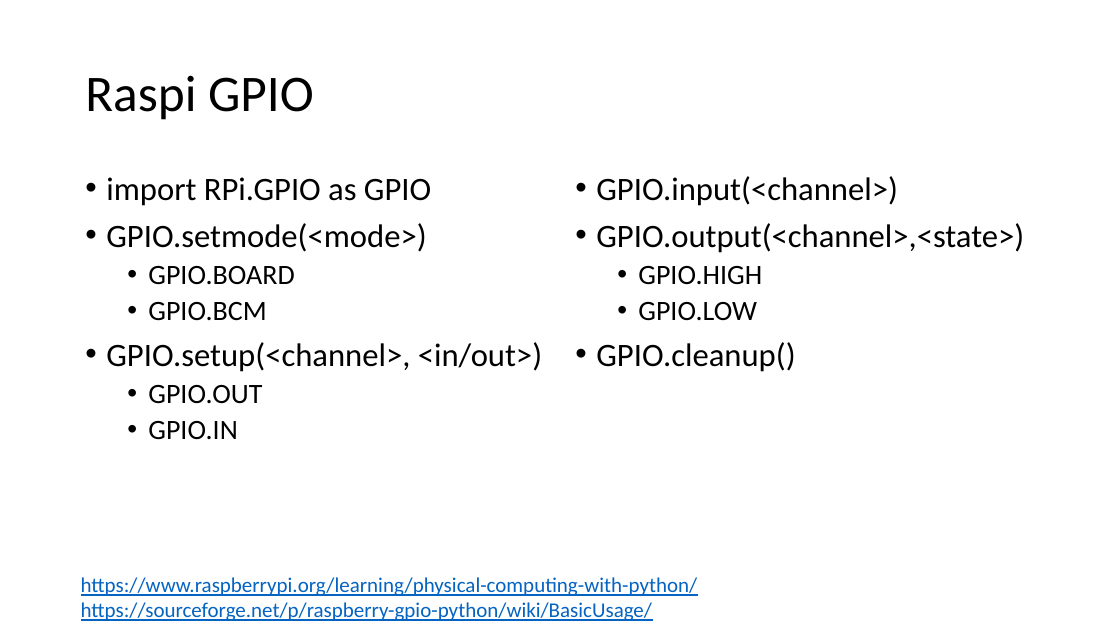
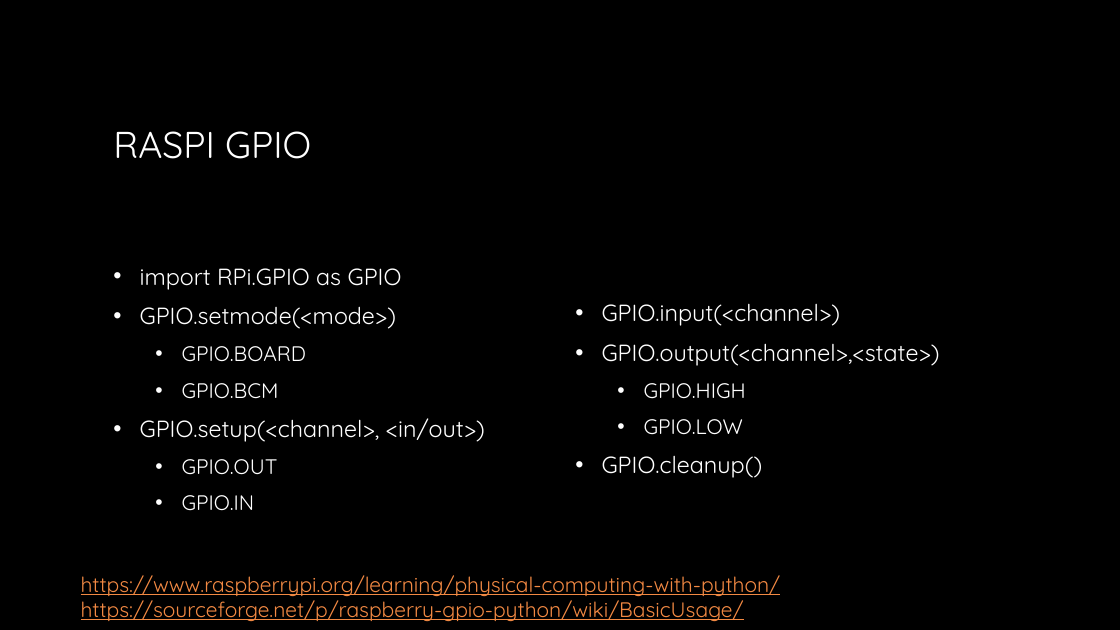
Before and after one commit to SgfPythonDevs/cboschert-iot-fermonitor, a slide deck: slide 14 of PresentationContent/PyDev_IoT_SlideDeck.pptx (slide 9 before the commit). Drawn at 1120x630 pixels with LibreOffice and Linux fonts; fonts in the diff are those of the drawing; background and template pictures are left out. Boxes give left, top, right and bottom in pixels: in the first picture for what was removed or moved away, otherwise in the second. Text is boxed around its words. In the diff, an @@ line names an element or a change of style, - is before the commit and + after.

Commit message:
Presentation slide deck; PowerQuery queries; typo correction on dashboard template

```diff
--- a/PresentationContent/PyDev_IoT_SlideDeck.pptx
+++ b/PresentationContent/PyDev_IoT_SlideDeck.pptx
@@ background #FFFFFF to picture (left out) @@
@@ title at box(113, 131, 311, 159): text changed; size 44 to 32 pt; font Calibri to Quicksand; text colour #000000 to gradient #FFFFFF to #A6A6A6 @@
-Raspi GPIO
+RASPI GPIO
@@ text "import RPi.GPIO as GPIO": place and size @@
-text "import RPi.GPIO as GPIO" at box(106, 177, 542, 440)
+text "import RPi.GPIO as GPIO" at box(140, 268, 485, 511)
@@ text "import RPi.GPIO as GPIO" at box(140, 268, 485, 511): size 28 to 20 pt in "import RPi.GPIO as GPIO", "GPIO.setmode(<mode>)", "GPIO.setup(<channel>, <in/out>)"; font Calibri to Quicksand, text colour #000000 to #FFFFFF; size 24 to 18 pt in "GPIO.BOARD", "GPIO.BCM", "GPIO.OUT", "GPIO.IN"; indent changed; line spacing 0.9 to 1; more space between paragraphs; vertical alignment top to middle @@
@@ text "GPIO.input(<channel>)": place and size @@
-text "GPIO.input(<channel>)" at box(596, 176, 1024, 372)
+text "GPIO.input(<channel>)" at box(602, 304, 940, 478)
@@ text "GPIO.input(<channel>)" at box(602, 304, 940, 478): size 28 to 20 pt in "GPIO.input(<channel>)", "GPIO.output(<channel>,<state>)", "GPIO.cleanup()"; font Calibri to Quicksand, text colour #000000 to #FFFFFF; size 24 to 18 pt in "GPIO.HIGH", "GPIO.LOW"; indent changed; line spacing 0.9 to 1; more space between paragraphs; vertical alignment top to middle @@
@@ text "https://www.raspberrypi.org/learning/physical-computing-with ..." at box(81, 575, 781, 622): font Calibri to Quicksand, text colour #0563C1 to #F28943 @@
```
Also in this commit, not shown: 8 other slides changed, 6 slides added, 2 slides removed, 3 other files.
